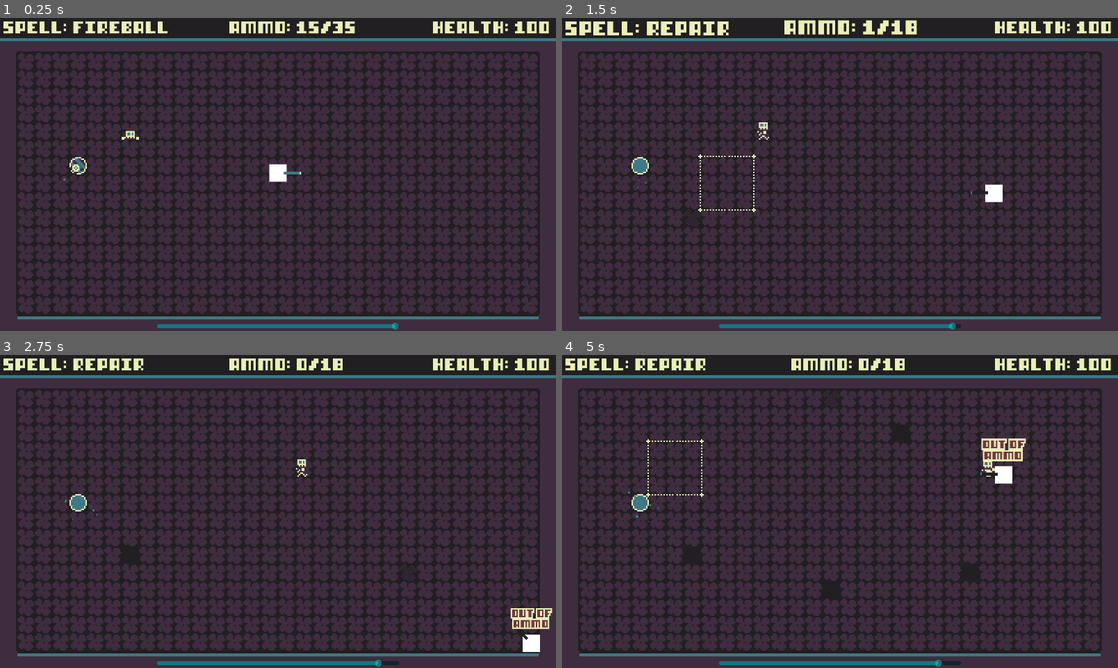
Above: before the commit, frames 1-4 (two rows, left to right).
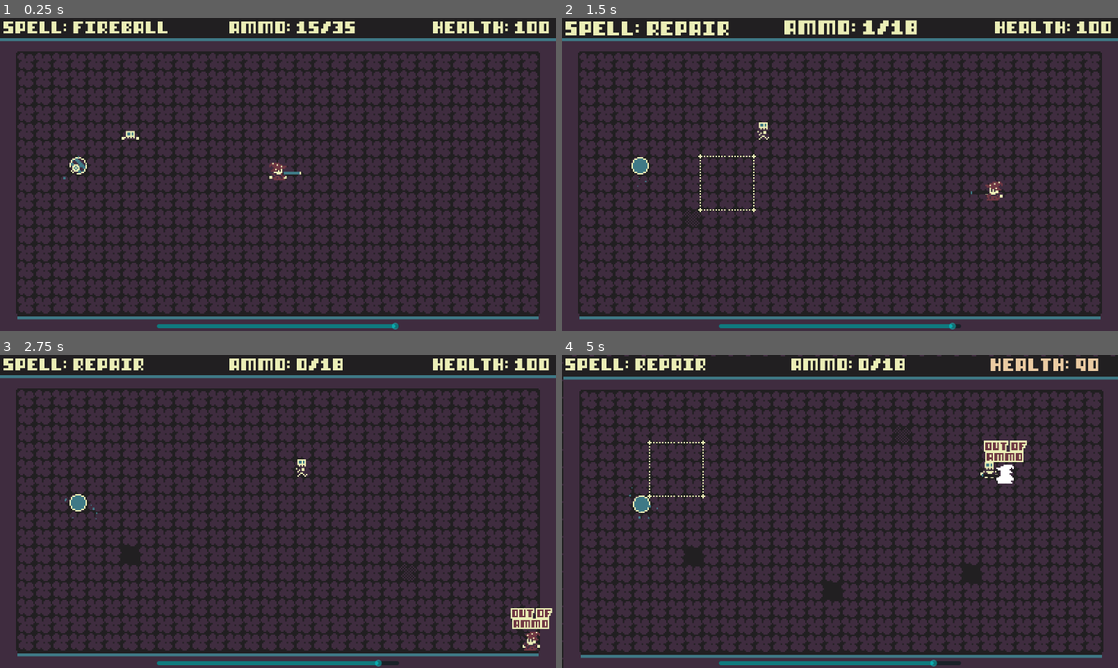
Above: after the commit, the same moments.

Repository: OfficialChaser/Jame-Gam-42
Game: Godot game, scene res://Scenes/Main/main.tscn
The game is run twice, just before and just after one commit, with the same random seed, the same clock (stepped at 60 frames per second) and the same inputs.
Inputs (mouse positions are in pixels of both pictures, inside the frame that each line leads up to):
- Up to frame 1 (0.25 s): no input
- Up to frame 2 (1.5 s): move the mouse to (962, 158) at 0.52 s; hold D (move_right) 0.53-1.28 s; click (962, 158) at 0.6 s; move the mouse to (728, 190) at 1.27 s; hold S (move_down) from 1.28 s (still down); right-click (728, 190) at 1.35 s
- Up to frame 3 (2.75 s): move the mouse to (333, 442) at 2.02 s; release S (move_down) at 2.03 s; hold D (move_right) from 2.03 s (still down); click (333, 442) at 2.1 s
- Up to frame 4 (5 s): move the mouse to (812, 574) at 2.77 s; release D (move_right) at 2.78 s; hold W (move_up) 2.78-3.53 s; right-click (812, 574) at 2.85 s; move the mouse to (1006, 558) at 3.52 s; hold A (move_left) from 3.53 s (still down); click (1006, 558) at 3.6 s; move the mouse to (673, 464) at 4.27 s; right-click (673, 464) at 4.35 s

The runs differ from the first frame. In frame 1, 0.2% of the frame differs, in the area x 11-52%, y 44-53%; in frame 2, 0.2%; in frame 3, 0.2%; in frame 4, 21%, in the area x 0-100%, y 0-100%.

Commit message:
We finally got a player sprite sorta
Lots of big updates check docs if you wanna see

Diff:
--- a/GameManager.gd
+++ b/GameManager.gd
@@ -1,11 +1,17 @@
 extends Node
 
 var score := 0
-var mana := 100
+var mana := 100:
+	set (new_value):
+		mana = clamp(new_value, 0, 100)
+
 var shooting_cost := 2
 var restoring_cost := 5
 
 var current_spell := "FIREBALL"
+
+var place_of_death : Vector2
+var game_over := false
 
 func _process(_delta):
 	pass
--- a/Scenes/Bullet/bullet.tscn
+++ b/Scenes/Bullet/bullet.tscn
@@ -46,6 +46,7 @@
 }
 
 [node name="Bullet" type="Area2D"]
+modulate = Color(0.921569, 0.933333, 0.713726, 1)
 z_index = 1
 collision_layer = 2
 collision_mask = 3
--- a/Scenes/Enemies/skeleton_enemy.tscn
+++ b/Scenes/Enemies/skeleton_enemy.tscn
@@ -2,8 +2,8 @@
 
 [ext_resource type="Script" path="res://Scripts/Enemies/skeleton_enemy.gd" id="1_6debp"]
 [ext_resource type="Shader" uid="uid://dnv5d7khiv3x5" path="res://hit_flash.tres" id="2_6vf1u"]
-[ext_resource type="Texture2D" uid="uid://ww74ib6hcn3d" path="res://Assets/Skeleton/skeleton-sheet2.png" id="2_gj6de"]
 [ext_resource type="Script" path="res://Scripts/States/state_machine.gd" id="3_38bit"]
+[ext_resource type="Texture2D" uid="uid://d1168avp01uth" path="res://Assets/Skeleton/skeleton-sheetv3.png" id="3_lr4v3"]
 [ext_resource type="Script" path="res://Scripts/States/Enemy/enemy_spawn.gd" id="4_cnq65"]
 [ext_resource type="Script" path="res://Scripts/States/Enemy/enemy_pursue.gd" id="5_kiwuy"]
 [ext_resource type="Script" path="res://Scripts/States/Enemy/enemy_attack.gd" id="6_8nftc"]
@@ -21,6 +21,20 @@
 
 [sub_resource type="Animation" id="Animation_8p1qn"]
 resource_name = "Attack"
+length = 0.6
+step = 0.05
+tracks/0/type = "value"
+tracks/0/imported = false
+tracks/0/enabled = true
+tracks/0/path = NodePath("EnemySprite:frame")
+tracks/0/interp = 1
+tracks/0/loop_wrap = true
+tracks/0/keys = {
+"times": PackedFloat32Array(0, 0.3, 0.45, 0.6),
+"transitions": PackedFloat32Array(1, 1, 1, 1),
+"update": 1,
+"values": [27, 28, 29, 27]
+}
 
 [sub_resource type="Animation" id="Animation_716xu"]
 resource_name = "Death"
@@ -174,7 +188,7 @@
 }
 
 [node name="SkeletonEnemy" type="CharacterBody2D" groups=["enemies"]]
-z_index = 2
+z_index = 6
 disable_mode = 1
 motion_mode = 1
 script = ExtResource("1_6debp")
@@ -182,8 +196,8 @@
 [node name="EnemySprite" type="Sprite2D" parent="."]
 texture_filter = 1
 material = SubResource("ShaderMaterial_lbl3r")
-texture = ExtResource("2_gj6de")
-hframes = 27
+texture = ExtResource("3_lr4v3")
+hframes = 30
 frame = 6
 
 [node name="CollisionShape2D" type="CollisionShape2D" parent="."]
@@ -226,6 +240,7 @@
 actor = NodePath("..")
 animation_player = NodePath("../AnimationPlayer")
 state_machine = NodePath("../StateMachine")
+mana_amount = 10
 
 [node name="AnimationPlayer" type="AnimationPlayer" parent="."]
 libraries = {
--- a/Scenes/Main/main.tscn
+++ b/Scenes/Main/main.tscn
@@ -17,7 +17,7 @@
 unique_name_in_owner = true
 layer_0/tile_data = PackedInt32Array(917480, 851968, 268435456, 917481, 720896, 0, 917482, 720896, 0, 917483, 720896, 0 …(24185 unchanged characters)…
 
-[node name="MainCamera" parent="." instance=ExtResource("1_caga4")]
+[node name="MainCamera" parent="." groups=["main_camera"] instance=ExtResource("1_caga4")]
 unique_name_in_owner = true
 zoom = Vector2(3, 3)
 position_smoothing_enabled = true
--- a/Scenes/Mana/mana_pickup.tscn
+++ b/Scenes/Mana/mana_pickup.tscn
@@ -52,6 +52,7 @@
 autostart = true
 
 [node name="CPUParticles2D" type="CPUParticles2D" parent="."]
+position = Vector2(0, -1)
 amount = 10
 lifetime = 0.5
 emission_shape = 1
--- a/Scenes/Player/player.tscn
+++ b/Scenes/Player/player.tscn
@@ -1,22 +1,160 @@
-[gd_scene load_steps=16 format=3 uid="uid://drav6jqmqj3v6"]
+[gd_scene load_steps=23 format=3 uid="uid://drav6jqmqj3v6"]
 
 [ext_resource type="Script" path="res://Scripts/Player/player.gd" id="1_6spgu"]
-[ext_resource type="Texture2D" uid="uid://bxm7vc45v2b8q" path="res://Assets/Placeholders/placeholder.png" id="2_2x6qn"]
+[ext_resource type="Texture2D" uid="uid://cr6tnsr1q0se6" path="res://Assets/Player/player.png" id="2_1s1dp"]
+[ext_resource type="Shader" uid="uid://dnv5d7khiv3x5" path="res://hit_flash.tres" id="2_42ch6"]
 [ext_resource type="PackedScene" uid="uid://dq6eftrbnag1o" path="res://Scenes/Wand/wand.tscn" id="4_fftte"]
 [ext_resource type="Script" path="res://Scripts/Handlers/take_damage_handler.gd" id="4_t324w"]
 [ext_resource type="Script" path="res://Scripts/Player/player_collision_handler.gd" id="5_fkuyb"]
 [ext_resource type="Script" path="res://Scripts/Handlers/destroy_handler.gd" id="5_xh3ly"]
 [ext_resource type="Texture2D" uid="uid://bkl0p4jocb8d4" path="res://Assets/Misc/outofammo.png" id="7_2pmcm"]
 
+[sub_resource type="ShaderMaterial" id="ShaderMaterial_10jkj"]
+shader = ExtResource("2_42ch6")
+shader_parameter/enabled = false
+shader_parameter/tint = Color(1, 1, 1, 1)
+
 [sub_resource type="Animation" id="Animation_j748q"]
 resource_name = "Idle"
+length = 0.4
+loop_mode = 1
+tracks/0/type = "value"
+tracks/0/imported = false
+tracks/0/enabled = true
+tracks/0/path = NodePath(".:frame")
+tracks/0/interp = 1
+tracks/0/loop_wrap = true
+tracks/0/keys = {
+"times": PackedFloat32Array(0, 0.1, 0.2, 0.3),
+"transitions": PackedFloat32Array(1, 1, 1, 1),
+"update": 1,
+"values": [1, 2, 3, 4]
+}
 
 [sub_resource type="Animation" id="Animation_kel6y"]
 resource_name = "Run"
+length = 0.3
+loop_mode = 1
+tracks/0/type = "value"
+tracks/0/imported = false
+tracks/0/enabled = true
+tracks/0/path = NodePath(".:frame")
+tracks/0/interp = 1
+tracks/0/loop_wrap = true
+tracks/0/keys = {
+"times": PackedFloat32Array(0, 0.1, 0.2),
+"transitions": PackedFloat32Array(1, 1, 1),
+"update": 1,
+"values": [4, 5, 6]
+}
+
+[sub_resource type="Animation" id="Animation_h2rtb"]
+length = 0.001
+tracks/0/type = "value"
+tracks/0/imported = false
+tracks/0/enabled = true
+tracks/0/path = NodePath(".:frame")
+tracks/0/interp = 1
+tracks/0/loop_wrap = true
+tracks/0/keys = {
+"times": PackedFloat32Array(0),
+"transitions": PackedFloat32Array(1),
+"update": 1,
+"values": [0]
+}
+tracks/1/type = "value"
+tracks/1/imported = false
+tracks/1/enabled = true
+tracks/1/path = NodePath(".:scale")
+tracks/1/interp = 1
+tracks/1/loop_wrap = true
+tracks/1/keys = {
+"times": PackedFloat32Array(0),
+"transitions": PackedFloat32Array(1),
+"update": 0,
+"values": [Vector2(1, 1)]
+}
+tracks/2/type = "value"
+tracks/2/imported = false
+tracks/2/enabled = true
+tracks/2/path = NodePath(".:rotation")
+tracks/2/interp = 1
+tracks/2/loop_wrap = true
+tracks/2/keys = {
+"times": PackedFloat32Array(0),
+"transitions": PackedFloat32Array(1),
+"update": 0,
+"values": [0.0]
+}
+tracks/3/type = "value"
+tracks/3/imported = false
+tracks/3/enabled = true
+tracks/3/path = NodePath(".:visible")
+tracks/3/interp = 1
+tracks/3/loop_wrap = true
+tracks/3/keys = {
+"times": PackedFloat32Array(0),
+"transitions": PackedFloat32Array(1),
+"update": 1,
+"values": [true]
+}
+
+[sub_resource type="Animation" id="Animation_8l6j7"]
+resource_name = "Fall"
+tracks/0/type = "value"
+tracks/0/imported = false
+tracks/0/enabled = true
+tracks/0/path = NodePath(".:frame")
+tracks/0/interp = 1
+tracks/0/loop_wrap = true
+tracks/0/keys = {
+"times": PackedFloat32Array(0),
+"transitions": PackedFloat32Array(1),
+"update": 1,
+"values": [2]
+}
+tracks/1/type = "value"
+tracks/1/imported = false
+tracks/1/enabled = true
+tracks/1/path = NodePath(".:scale")
+tracks/1/interp = 1
+tracks/1/loop_wrap = true
+tracks/1/keys = {
+"times": PackedFloat32Array(0, 1),
+"transitions": PackedFloat32Array(1, 1),
+"update": 0,
+"values": [Vector2(1, 1), Vector2(0, 0)]
+}
+tracks/2/type = "value"
+tracks/2/imported = false
+tracks/2/enabled = true
+tracks/2/path = NodePath(".:rotation")
+tracks/2/interp = 1
+tracks/2/loop_wrap = true
+tracks/2/keys = {
+"times": PackedFloat32Array(0, 0.5, 1),
+"transitions": PackedFloat32Array(1, 1, 1),
+"update": 0,
+"values": [0.0, 6.28319, 12.5664]
+}
+tracks/3/type = "value"
+tracks/3/imported = false
+tracks/3/enabled = true
+tracks/3/path = NodePath(".:visible")
+tracks/3/interp = 1
+tracks/3/loop_wrap = true
+tracks/3/keys = {
+"times": PackedFloat32Array(1),
+"transitions": PackedFloat32Array(1),
+"update": 1,
+"values": [false]
+}
 
 [sub_resource type="AnimationLibrary" id="AnimationLibrary_g6vuu"]
 _data = {
+"Fall": SubResource("Animation_8l6j7"),
 "Idle": SubResource("Animation_j748q"),
+"RESET": SubResource("Animation_h2rtb"),
 "Run": SubResource("Animation_kel6y")
 }
 
@@ -62,6 +200,43 @@
 _data = {
 "Pulse": SubResource("Animation_5g581"),
 "RESET": SubResource("Animation_5wggm")
+}
+
+[sub_resource type="Animation" id="Animation_78e0i"]
+resource_name = "Hit Flash"
+length = 0.2
+tracks/0/type = "value"
+tracks/0/imported = false
+tracks/0/enabled = true
+tracks/0/path = NodePath("Sprite2D:material:shader_parameter/enabled")
+tracks/0/interp = 1
+tracks/0/loop_wrap = true
+tracks/0/keys = {
+"times": PackedFloat32Array(0, 0.2),
+"transitions": PackedFloat32Array(1, 1),
+"update": 1,
+"values": [true, false]
+}
+
+[sub_resource type="Animation" id="Animation_6umb6"]
+length = 0.001
+tracks/0/type = "value"
+tracks/0/imported = false
+tracks/0/enabled = true
+tracks/0/path = NodePath("Sprite2D:material:shader_parameter/enabled")
+tracks/0/interp = 1
+tracks/0/loop_wrap = true
+tracks/0/keys = {
+"times": PackedFloat32Array(0),
+"transitions": PackedFloat32Array(1),
+"update": 1,
+"values": [false]
+}
+
+[sub_resource type="AnimationLibrary" id="AnimationLibrary_64f3u"]
+_data = {
+"Hit Flash": SubResource("Animation_78e0i"),
+"RESET": SubResource("Animation_6umb6")
 }
 
 [node name="Player" type="CharacterBody2D" groups=["Player"]]
@@ -74,8 +249,10 @@
 dec = 60.0
 
 [node name="Sprite2D" type="Sprite2D" parent="."]
-scale = Vector2(0.75, 0.75)
-texture = ExtResource("2_2x6qn")
+material = SubResource("ShaderMaterial_10jkj")
+texture = ExtResource("2_1s1dp")
+offset = Vector2(0, -7)
+hframes = 8
 
 [node name="AnimationPlayer" type="AnimationPlayer" parent="Sprite2D"]
 libraries = {
@@ -84,19 +261,25 @@
 autoplay = "Idle"
 
 [node name="CollisionShape2D" type="CollisionShape2D" parent="."]
+visible = false
 shape = SubResource("RectangleShape2D_3eu7w")
 
 [node name="Wand" parent="." instance=ExtResource("4_fftte")]
 
-[node name="TakeDamageHandler" type="Node" parent="."]
+[node name="TakeDamageHandler" type="Node" parent="." node_paths=PackedStringArray("destroy_handler", "hit_flash_player")]
 script = ExtResource("4_t324w")
 can_take_damage = true
 health = 100
-
-[node name="DestroyHandler" type="Node" parent="."]
+destroy_handler = NodePath("../DestroyHandler")
+hit_flash_player = NodePath("../HitFlashAnimPlayer")
+
+[node name="DestroyHandler" type="Node" parent="." node_paths=PackedStringArray("actor", "animation_player")]
 script = ExtResource("5_xh3ly")
+actor = NodePath("..")
+animation_player = NodePath("../Sprite2D/AnimationPlayer")
 
 [node name="PlayerCollisionHandler" type="Area2D" parent="." node_paths=PackedStringArray("actor")]
+visible = false
 collision_layer = 17
 collision_mask = 17
 script = ExtResource("5_fkuyb")
@@ -116,3 +299,8 @@
 "": SubResource("AnimationLibrary_vh3vy")
 }
 autoplay = "Pulse"
+
+[node name="HitFlashAnimPlayer" type="AnimationPlayer" parent="."]
+libraries = {
+"": SubResource("AnimationLibrary_64f3u")
+}
--- a/Scripts/Enemies/skeleton_enemy.gd
+++ b/Scripts/Enemies/skeleton_enemy.gd
@@ -4,3 +4,7 @@
 
 func _on_enemy_spawn_enable_damage():
 	take_damage_handler.can_take_damage = true
+
+func _process(_delta):
+	if GameManager.game_over:
+		$AnimationPlayer.stop()
--- a/Scripts/Handlers/destroy_handler.gd
+++ b/Scripts/Handlers/destroy_handler.gd
@@ -6,6 +6,7 @@
 @export var actor : CharacterBody2D
 @export var animation_player : AnimationPlayer
 @export var state_machine : StateMachine
+@export var mana_amount : int
 
 func destroy_with_reward():
 	# Disable ability to move or attack if state machine
@@ -23,7 +24,19 @@
 		spawn_mana()
 		queue_free()
 
+func destroy_player(way : String):
+	actor.get_node("CollisionShape2D").disabled = true
+	actor.can_move = false
+	actor.global_position = GameManager.place_of_death
+
+	if way.to_lower() == "falling":
+		if animation_player:
+			# Animation needs to call queue free
+			animation_player.play("Fall")
+			# queue game over in animation
+
 func spawn_mana():
 	var instance = mana_pickup.instantiate()
 	instance.global_position = actor.global_position
+	instance.mana_amount = mana_amount
 	get_tree().current_scene.add_child(instance)
--- a/Scripts/Handlers/take_damage_handler.gd
+++ b/Scripts/Handlers/take_damage_handler.gd
@@ -15,7 +15,11 @@
 	if can_take_damage:
 		match type:
 			Type.PLAYER:
-				pass
+				if hit_flash_player:
+					var camera = get_tree().get_first_node_in_group("main_camera")
+					camera.apply_shake(2, 7)
+					GameManager.slow_time()
+					hit_flash_player.play("Hit Flash")
 			Type.ENEMY:
 				if hit_flash_player:
 					GameManager.slow_time()
--- a/Scripts/Main/main.gd
+++ b/Scripts/Main/main.gd
@@ -11,10 +11,12 @@
 	spawn_enemy()
 
 func _on_enemy_spawn_timer_timeout():
-	spawn_enemy()
+	if !GameManager.game_over:
+		spawn_enemy()
 
 func _on_mana_spawn_timer_timeout():
-	spawn_mana()
+	if !GameManager.game_over:
+		spawn_mana()
 
 func spawn_object(object : PackedScene) -> Node2D:
 	var instance = object.instantiate()
--- a/Scripts/Player/player.gd
+++ b/Scripts/Player/player.gd
@@ -1,8 +1,11 @@
 extends CharacterBody2D
 class_name Player
 
+var can_move := true
+
 @onready var wand = $Wand
 @onready var player_sprite = $Sprite2D
+@onready var destroy_handler = $DestroyHandler
 
 var direction : Vector2
 @export var speed : float
@@ -13,14 +16,16 @@
 var stationary : bool
 
 func _physics_process(_delta):
-	direction = Input.get_vector("move_left", "move_right", "move_up", "move_down")
-	velocity = lerp(velocity, direction * speed, 0.1)
+	if can_move:
+		direction = Input.get_vector("move_left", "move_right", "move_up", "move_down")
+		velocity = lerp(velocity, direction * speed, 0.1)
 
-	past_global_pos = global_position
-	move_and_slide()
-	check_global_position()
+		past_global_pos = global_position
+		move_and_slide()
+		check_global_position()
 func _process(_delta):
-	_handle_animations()
+	if can_move:
+		_handle_animations()
 
 func _handle_animations():
 	if direction != Vector2.ZERO and !stationary:
@@ -30,6 +35,11 @@
 			player_sprite.rotation = lerp(player_sprite.rotation, 0.0, 0.2)
 		player_sprite.get_node("AnimationPlayer").play("Idle")
 
+	if global_position.x > get_global_mouse_position().x:
+		player_sprite.flip_h = true
+	elif global_position.x < get_global_mouse_position().x:
+		player_sprite.flip_h = false
+
 func check_global_position():
 	if round(past_global_pos) == round(global_position):
 		stationary = true
@@ -38,3 +48,7 @@
 
 func change_warning_label(status : bool):
 	$WarningLabel.visible = status
+
+func die_by_falling():
+	GameManager.game_over = true
+	destroy_handler.destroy_player("Falling")
--- a/Scripts/States/state_machine.gd
+++ b/Scripts/States/state_machine.gd
@@ -19,11 +19,11 @@
 		current_state = initial_state
 
 func _process(delta):
-	if current_state and enabled:
+	if current_state and enabled and !GameManager.game_over:
 		current_state.Update(delta)
 
 func _physics_process(delta):
-	if current_state and enabled:
+	if current_state and enabled and !GameManager.game_over:
 		current_state.Physics_Update(delta)
 
 func _on_state_transition(state, new_state_name):
--- a/Scripts/Wand/wand.gd
+++ b/Scripts/Wand/wand.gd
@@ -14,6 +14,10 @@
 @onready var state_machine = $StateMachine
 
 func _process(_delta):
+	if GameManager.game_over:
+		visible = false
+		return
+
 	_manage_rotation()
 	_determine_sprite_texture()
 
--- a/Scripts/game_tiles.gd
+++ b/Scripts/game_tiles.gd
@@ -1,7 +1,10 @@
 extends TileMap
 
+@onready var player = get_tree().get_first_node_in_group("Player")
+
 func _on_tile_decay_timer_timeout():
-
+	if GameManager.game_over:
+		return
 
 	var tile_position = find_random_tile()
 
@@ -15,9 +18,8 @@
 	var tile_data = get_cell_tile_data(0, tile_pos)
 	if tile_data.get_custom_data("pit"):
 		if "Player" in object.name:
-			print("kill player")
-			GameManager.reset_stats()
-			get_tree().reload_current_scene()
+			GameManager.place_of_death = map_to_local(tile_pos)
+			player.die_by_falling()
 		else:
 			object.queue_free()
 
--- a/Scripts/gui.gd
+++ b/Scripts/gui.gd
@@ -23,7 +23,9 @@
 	update_health()
 
 func _on_mana_depletor_timeout():
-	GameManager.increase_mana(1)
+	if GameManager.game_over:
+		return
+	GameManager.decrease_mana(1)
 
 func update_ammo(ammo : int):
 	if ui_ammo != ammo:
--- a/hit_flash.tres
+++ b/hit_flash.tres
@@ -60,6 +60,7 @@
 
 }
 "
+graph_offset = Vector2(-143.553, -95.798)
 mode = 1
 flags/light_only = false
 nodes/fragment/0/position = Vector2(640, 60)
Binary file added: Assets/Player/player.png
Not shown, added: Assets/Player/player.png.import
Binary file added: Assets/Skeleton/skeleton-sheetv3.png
Not shown, added: Assets/Skeleton/skeleton-sheetv3.png.import
Binary file added: Assets/Zombie/zombie-sheetv2.png
Not shown, added: Assets/Zombie/zombie-sheetv2.png.import
